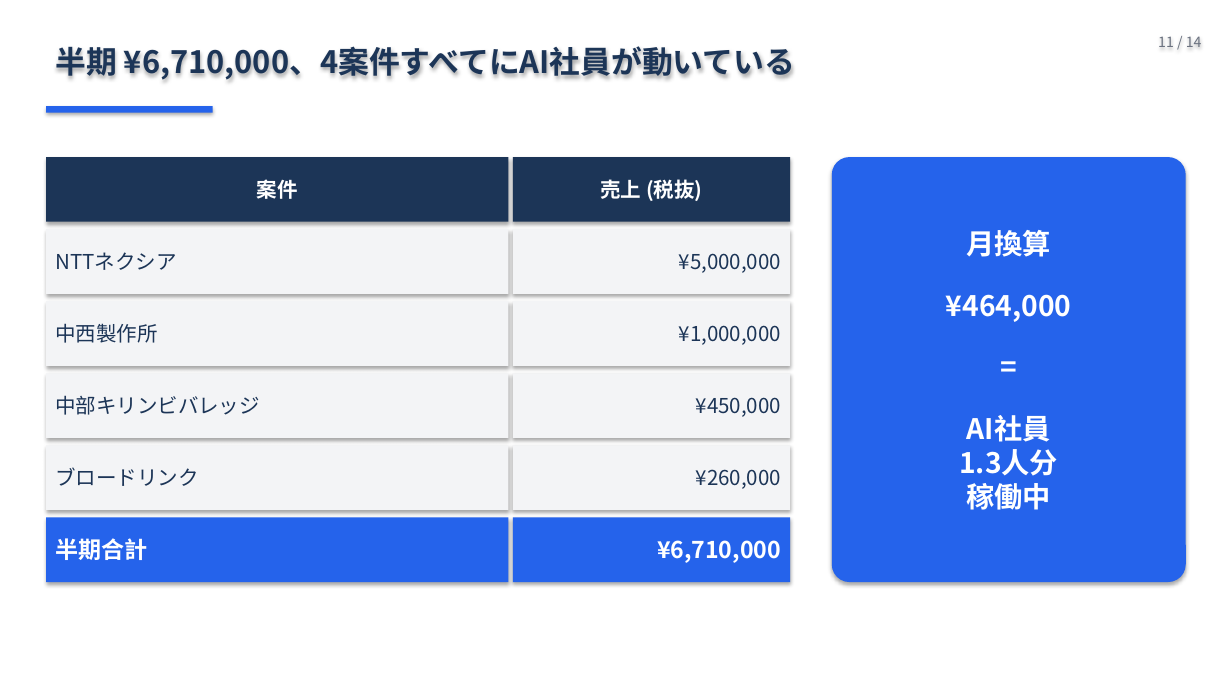
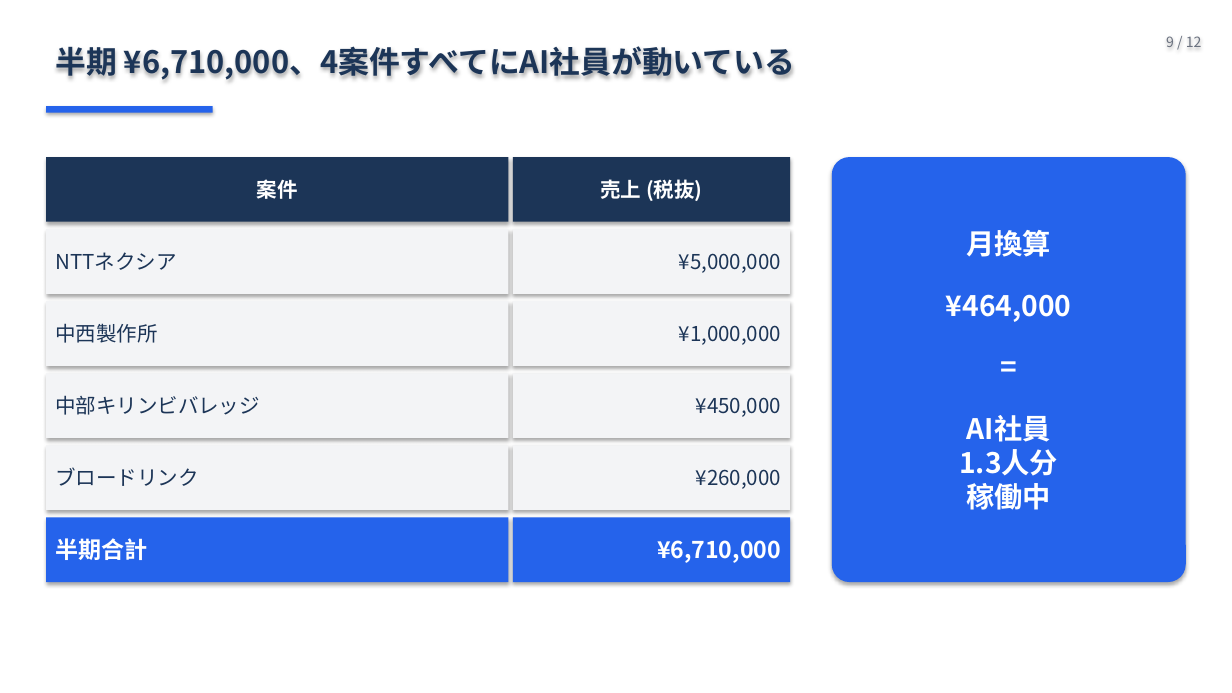
Before and after one commit to Ryunosuke-Okawa/Ryunosuke-n1, a slide deck: slide 9 of strategy/AI社員5人_発表_20260426.pptx (slide 11 before the commit). Drawn at 1232x693 pixels with LibreOffice and Linux fonts; fonts in the diff are those of the drawing. Boxes give left, top, right and bottom in pixels: in the first picture for what was removed or moved away, otherwise in the second. Text is boxed around its words. In the diff, an @@ line names an element or a change of style, - is before the commit and + after.

```diff
--- a/strategy/AI社員5人_発表_20260426.pptx
+++ b/strategy/AI社員5人_発表_20260426.pptx
@@ text at (1166, 36, 1202, 47): text changed @@
-11 / 14
+9 / 12
```
Also in this commit, not shown: 10 other slides changed, 2 slides removed, 1 other file.
